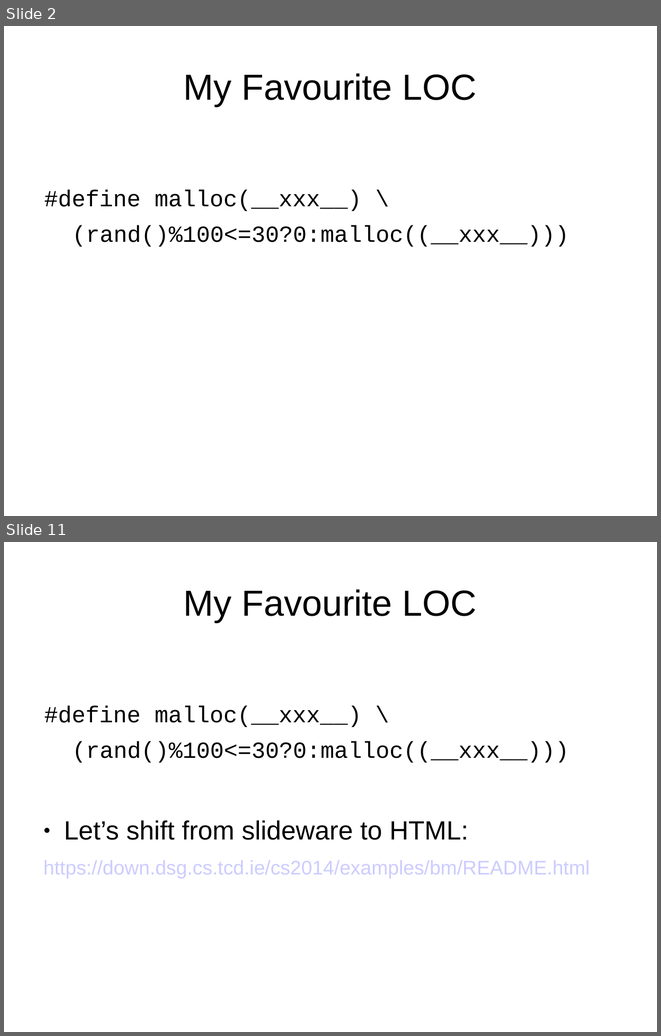
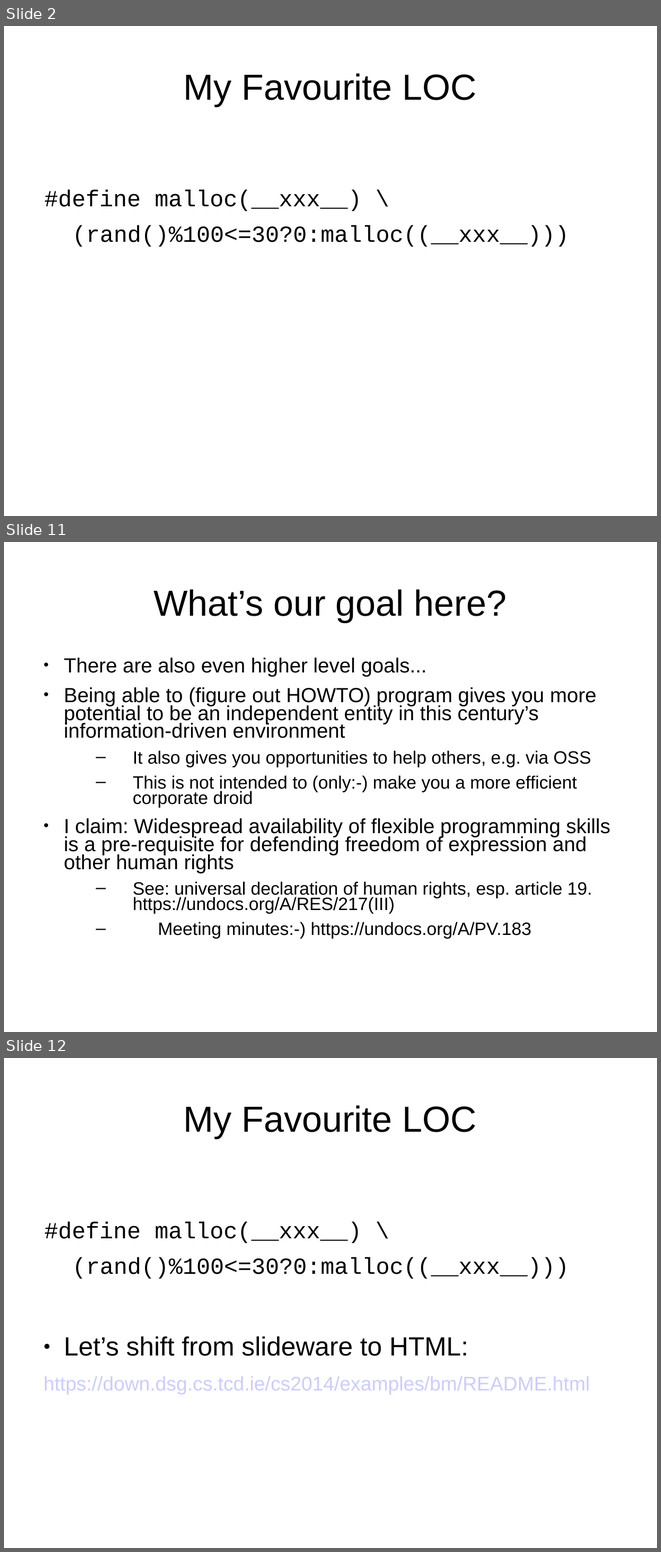
Before and after one commit to sftcd/cs2014, a slide deck: lectures/intro.ppt. Shown one above the other, each under a label of ours: slides 2 and 11 before the commit, slides 2, 11 and 12 after it; the slides between them are not shown. The pictures are 661x1036 and 661x1552 pixels, drawn with LibreOffice and Linux fonts; fonts in the diff are those of the drawing. Boxes give left, top, right and bottom in pixels: in the first picture for what was removed or moved away, otherwise in the second. Text is boxed around its words. In the diff, an @@ line names an element or a change of style, - is before the commit and + after.

```diff
--- a/lectures/intro.ppt
+++ b/lectures/intro.ppt
@@ slide 11 added at bbox=[4, 542, 657, 1032], background #FFFFFF @@
@@ title added at bbox=[153, 589, 507, 622], 44 pt, text #000000 @@
+What’s our goal here?
@@ text added at bbox=[64, 658, 610, 938], 24.8 pt, text #000000 @@
+● There are also even higher level goals...
+● Being able to (figure out HOWTO) program gives you more potential to be an independent entity in this century’s information-driven environment
+  – It also gives you opportunities to help others, e.g. via OSS
+  – This is not intended to (only:-) make you a more efficient corporate droid
+● I claim: Widespread availability of flexible programming skills is a pre-requisite for defending freedom of expression and other human rights
+  – See: universal declaration of human rights, esp. article 19. https://undocs.org/A/RES/217(III)
+  – Meeting minutes:-) https://undocs.org/A/PV.183
@@ what was slide 11 is now slide 12 @@
```
Also in this commit, not shown: 3 slides changed, 3 other files.
